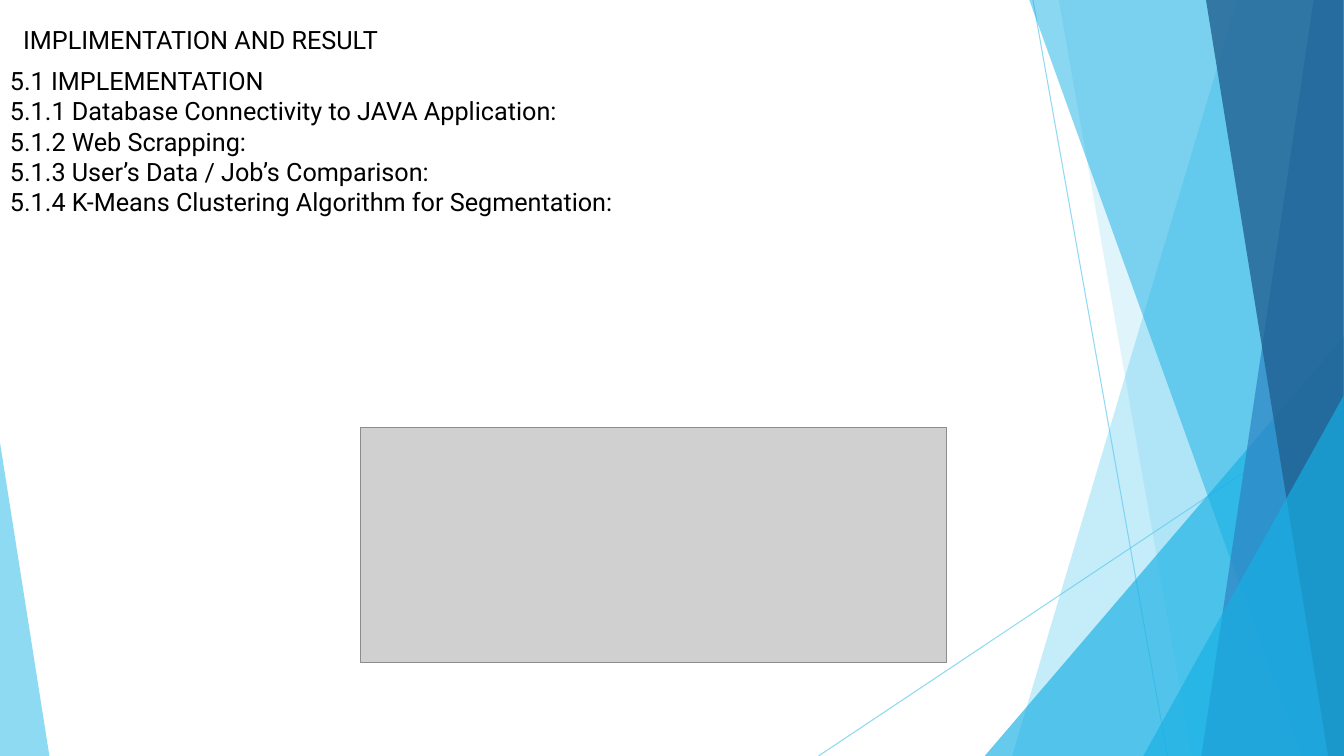
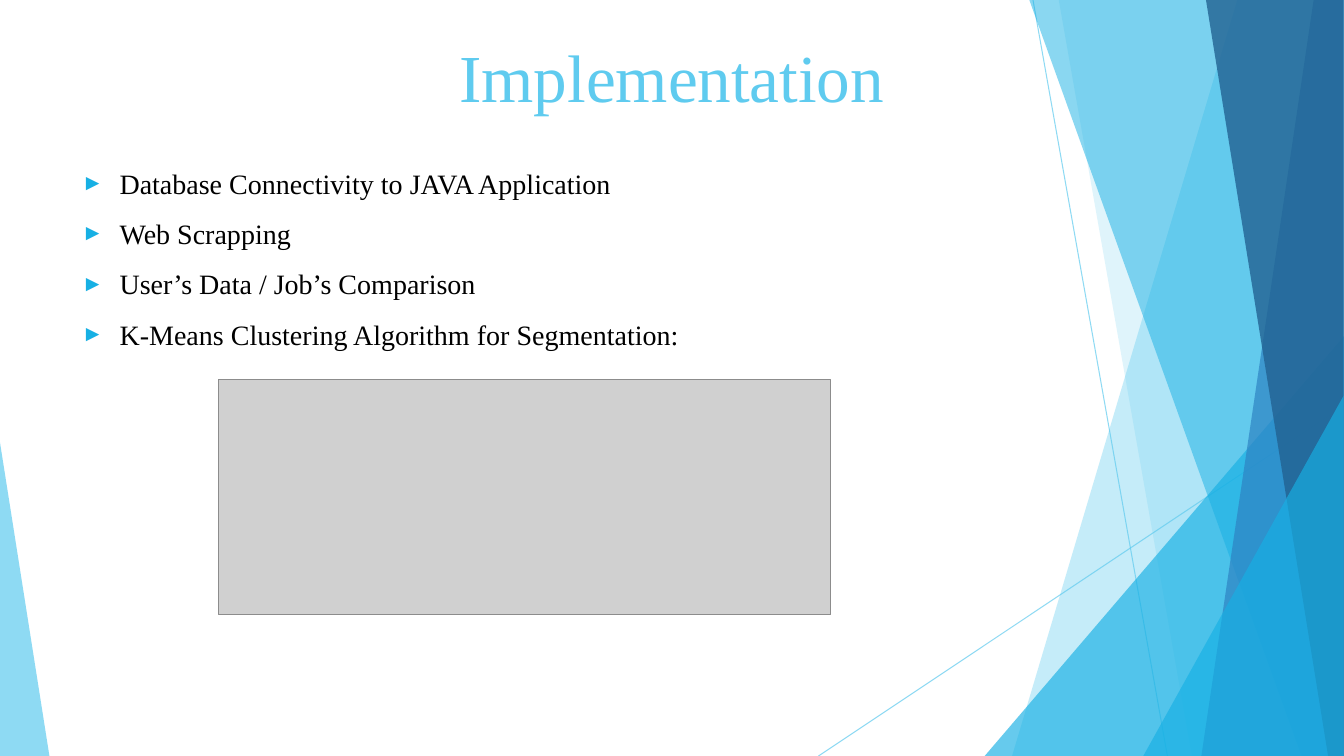
Before and after one commit to Vaibhav-Dharmik/project_reports_final_yr, a slide deck: slide 10 of final_submission_ppt.pptx. Drawn at 1344x756 pixels with LibreOffice and Linux fonts; fonts in the diff are those of the drawing; grey boxes stand for pictures. Boxes give left, top, right and bottom in pixels: in the first picture for what was removed or moved away, otherwise in the second. Text is boxed around its words. In the diff, an @@ line names an element or a change of style, - is before the commit and + after.

```diff
--- a/final_submission_ppt.pptx
+++ b/final_submission_ppt.pptx
@@ text removed at bbox=[23, 31, 378, 50] @@
-IMPLIMENTATION AND RESULT
@@ text added at bbox=[459, 55, 884, 115], 48 pt, text #5FCBEF @@
+Implementation
@@ text at bbox=[120, 174, 679, 350]: text changed; size 18 to 20 pt; font Roboto to Times New Roman @@
-5.1 IMPLEMENTATION
-5.1.1 Database Connectivity to JAVA Application:
-5.1.2 Web Scrapping:
-5.1.3 User’s Data / Job’s Comparison:
-5.1.4 K-Means Clustering Algorithm for Segmentation:
+► Database Connectivity to JAVA Application
+► Web Scrapping
+► User’s Data / Job’s Comparison
+► K-Means Clustering Algorithm for Segmentation:
@@ picture: place and size @@
-picture at bbox=[361, 427, 947, 662]
+picture at bbox=[219, 380, 831, 615]
```
Also in this commit, not shown: 15 other slides changed, 5 slides added, 3 slides removed, 1 other file.
